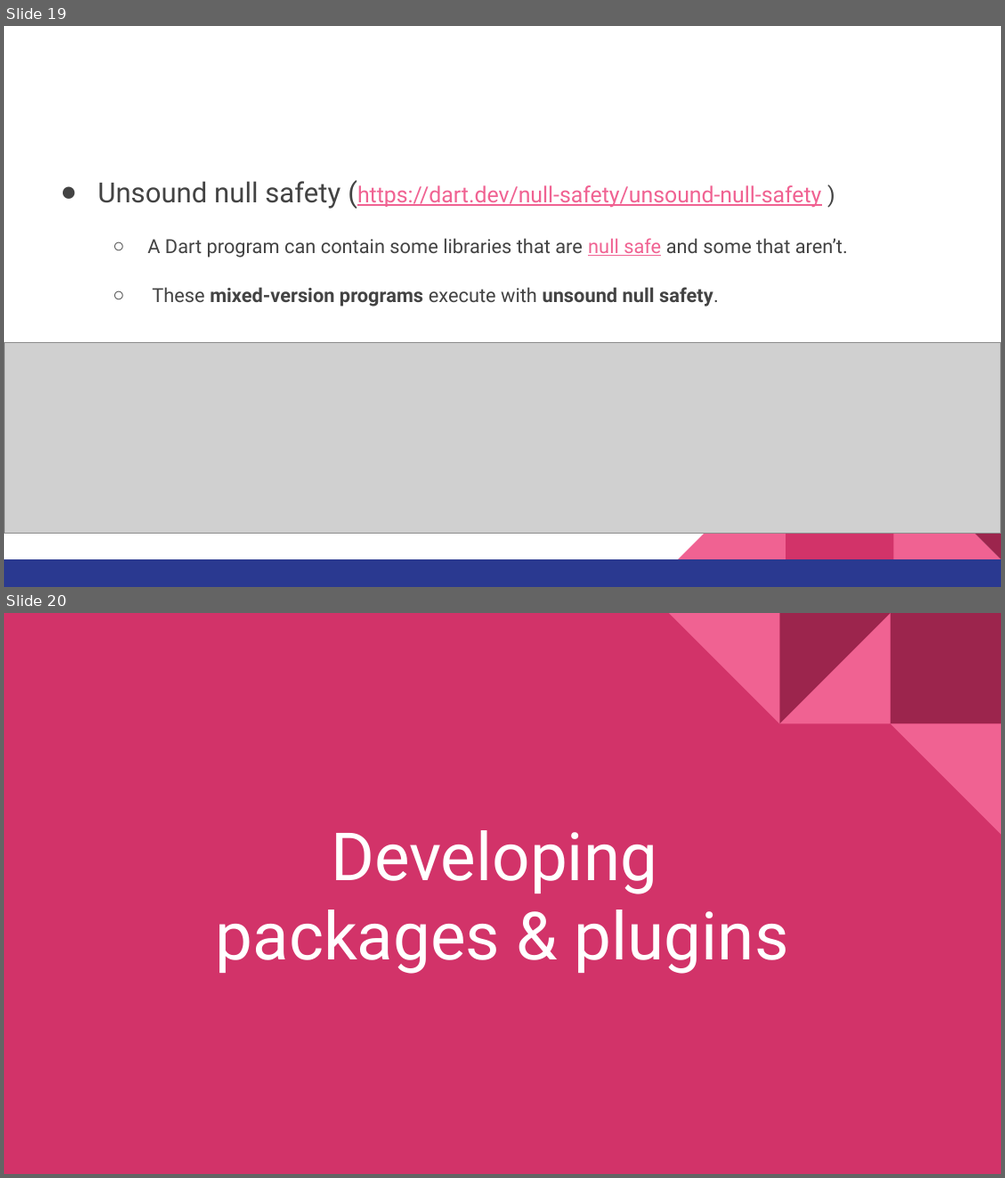
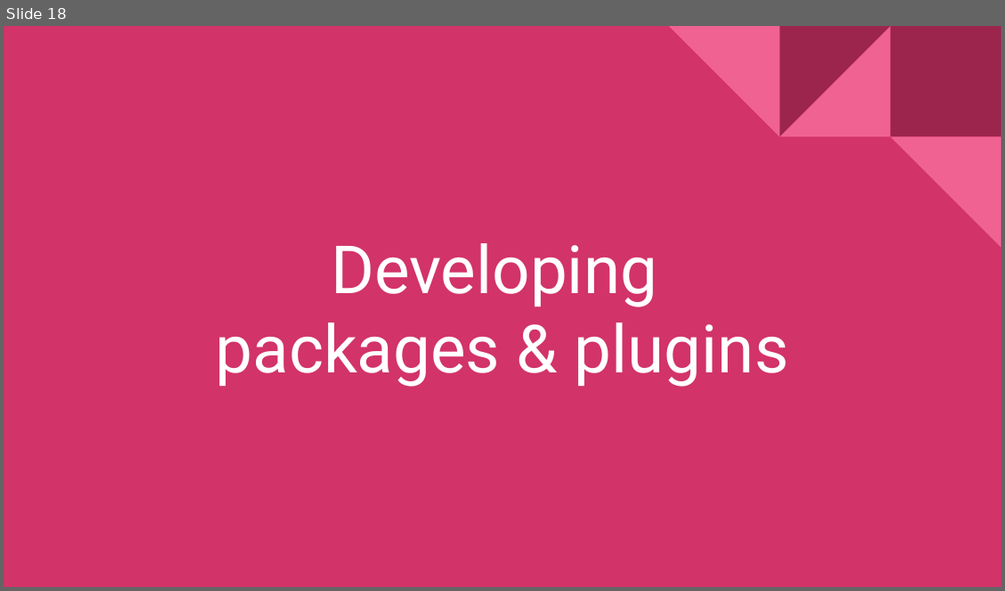
Before and after one commit to walkman617/Flutter2, a slide deck: Lecture/C06 Packages_Plugins.pptx. Shown one above the other, each under a label of ours: slides 19 and 20 before the commit, slide 18 after it. The pictures are 1005x1178 and 1005x591 pixels, drawn with LibreOffice and Linux fonts; fonts in the diff are those of the drawing; grey boxes stand for pictures. Boxes give left, top, right and bottom in pixels: in the first picture for what was removed or moved away, otherwise in the second. Text is boxed around its words. In the diff, an @@ line names an element or a change of style, - is before the commit and + after.

```diff
--- a/Lecture/C06 Packages_Plugins.pptx
+++ b/Lecture/C06 Packages_Plugins.pptx
@@ slide 19 removed at [4, 26, 1001, 587], background #FFFFFF @@
@@ text removed at [97, 181, 848, 306] @@
-● Unsound null safety (https://dart.dev/null-safety/unsound-null-safety )
-  ○ A Dart program can contain some libraries that are null safe and some that aren’t.
-  ○ These mixed-version programs execute with unsound null safety.
@@ picture removed at [4, 342, 1001, 533] @@
@@ group removed at [4, 451, 1001, 587]: 3 right triangles, 2 rectangles @@
@@ what was slide 20 is now slide 18 @@
```
Also in this commit, not shown: 2 slides changed, 1 other slide removed.
